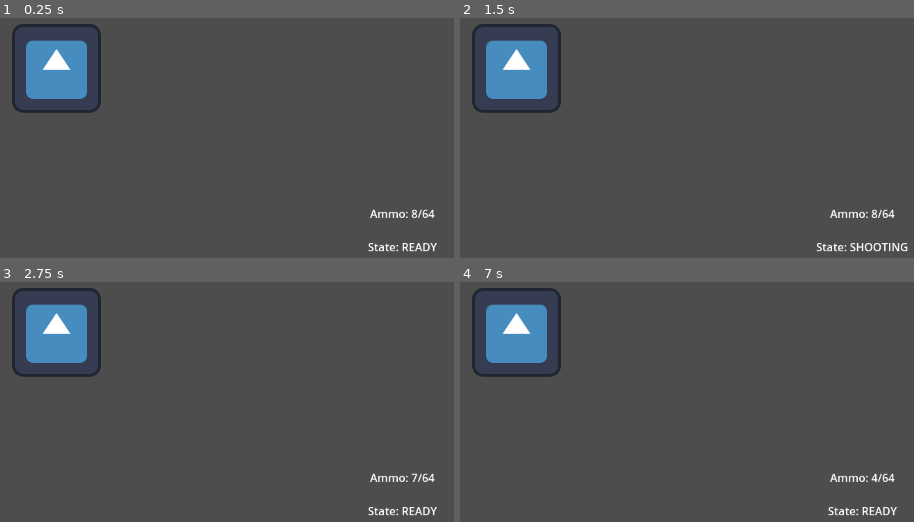
Above: before the commit, frames 1-4 (two rows, left to right).
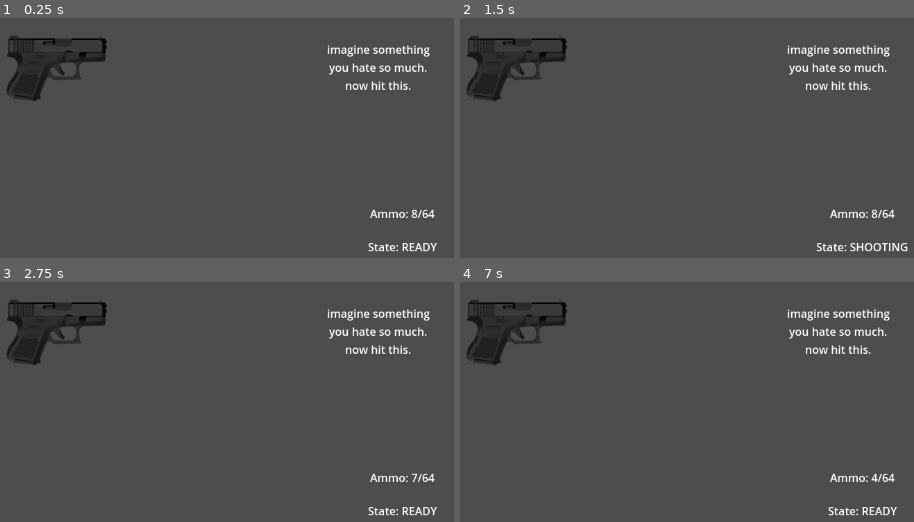
Above: after the commit, the same moments.

Repository: Sparrowworks/Vanguard
Game: Godot game, scene res://test_scene/test.tscn
Two runs of this game, one before a commit and one after it. Both use one fixed random seed, a clock stepped at 60 frames per second and the inputs below. The engine's default icon, where the game draws it, is replaced by a stand-in: a white triangle on a blue panel in a dark square.
Inputs (mouse positions are in pixels of both pictures, inside the frame that each line leads up to):
- Up to frame 1 (0.25 s): no input
- Up to frame 2 (1.5 s): tap Enter at 0.5 s; move the mouse to (709, 42) at 0.52 s; tap E (equip) at 0.6 s; tap Space at 1.25 s; move the mouse to (outside the picture) at 1.27 s; click (outside the picture) at 1.35 s
- Up to frame 3 (2.75 s): tap Enter at 2 s; move the mouse to (outside the picture) at 2.02 s; tap E (equip) at 2.1 s
- Up to frame 4 (7 s): tap Space at 2.75, 4.25 s; move the mouse to (491, 416) at 2.77 s; click (491, 416) at 2.85 s; tap Enter at 3.5 s; move the mouse to (773, 394) at 3.52 s; tap E (equip) at 3.6, 5.1, 6.6 s; move the mouse to (outside the picture) at 4.27 s; click (outside the picture) at 4.35 s; move the mouse to (573, 327) at 5.02 s; move the mouse to (outside the picture) at 5.77 s; click (outside the picture) at 5.85 s; move the mouse to (709, 306) at 6.52 s

The runs differ from the first frame. In frame 1, 6.3% of the frame differs, in the area x 1-95%, y 2-40%; in frame 2, 6.3%; in frame 3, 6.3%; in frame 4, 6.3%.

Commit message:
Target and TestRanged
since we're gonna be testing 2 different classes, i'm gonna make 2 different test scenes that you toggle to and from (ranged and melee)

Diff:
--- /dev/null
+++ b/target/target.gd
@@ -0,0 +1,8 @@
+extends Area2D
+
+@onready var villaintext:Label = $Label
+
+var hitcount:int
+func take_damage():
+	hitcount += 1
+	print("You hit me %d times" [hitcount])
--- /dev/null
+++ b/target/target.tscn
@@ -0,0 +1,22 @@
+[gd_scene load_steps=3 format=3 uid="uid://b0sqxto228wfx"]
+
+[ext_resource type="Script" uid="uid://5b4r2fbx2asn" path="res://target/target.gd" id="1_gdpld"]
+
+[sub_resource type="RectangleShape2D" id="RectangleShape2D_ymib0"]
+size = Vector2(165, 89)
+
+[node name="Target" type="Area2D"]
+script = ExtResource("1_gdpld")
+
+[node name="CollisionShape2D" type="CollisionShape2D" parent="." groups=["hurtbox"]]
+position = Vector2(73.5, 37.5)
+shape = SubResource("RectangleShape2D_ymib0")
+
+[node name="Label" type="Label" parent="."]
+offset_right = 40.0
+offset_bottom = 23.0
+text = "imagine something
+you hate so much.
+now hit this."
+horizontal_alignment = 1
+vertical_alignment = 1
--- a/test_scene/test.tscn
+++ b/test_scene/test.tscn
@@ -1,19 +1,9 @@
-[gd_scene load_steps=5 format=3 uid="uid://cjuweh32idvkx"]
+[gd_scene load_steps=3 format=3 uid="uid://cjuweh32idvkx"]
 
 [ext_resource type="Script" uid="uid://g3ttdpvmtai" path="res://test_scene/test.gd" id="1_jlb5m"]
-[ext_resource type="PackedScene" uid="uid://cdg3qi6f4n7vf" path="res://weapons/pistol/pistol.tscn" id="2_tf4ak"]
-[ext_resource type="PackedScene" uid="uid://mn3e8u2h6qhq" path="res://ui/ui.tscn" id="3_0233u"]
-[ext_resource type="PackedScene" uid="uid://dla5qc80ockio" path="res://debugger/debugger.tscn" id="4_tuowb"]
+[ext_resource type="PackedScene" uid="uid://b1rp4j7j1tgyd" path="res://test_scene/test_ranged/test_ranged.tscn" id="2_x35se"]
 
 [node name="Test" type="Node2D"]
 script = ExtResource("1_jlb5m")
 
-[node name="Pistol" parent="." instance=ExtResource("2_tf4ak")]
-position = Vector2(553, 331)
-
-[node name="UI" parent="." instance=ExtResource("3_0233u")]
-
-[node name="Debugger" parent="." instance=ExtResource("4_tuowb")]
-
-[connection signal="state_updated" from="Pistol" to="UI" method="_on_pistol_state_updated"]
-[connection signal="weapon_ready" from="Pistol" to="UI" method="_on_pistol_weapon_ready"]
+[node name="TestRanged" parent="." instance=ExtResource("2_x35se")]
--- /dev/null
+++ b/test_scene/test_ranged/test_ranged.tscn
@@ -0,0 +1,18 @@
+[gd_scene load_steps=5 format=3 uid="uid://b1rp4j7j1tgyd"]
+
+[ext_resource type="PackedScene" uid="uid://cdg3qi6f4n7vf" path="res://weapons/pistol/pistol.tscn" id="1_mxnaf"]
+[ext_resource type="PackedScene" uid="uid://mn3e8u2h6qhq" path="res://ui/ui.tscn" id="2_dqj7r"]
+[ext_resource type="PackedScene" uid="uid://dla5qc80ockio" path="res://debugger/debugger.tscn" id="3_vtnsh"]
+[ext_resource type="PackedScene" uid="uid://b0sqxto228wfx" path="res://target/target.tscn" id="4_j6igo"]
+
+[node name="TestRanged" type="Node2D"]
+
+[node name="Pistol" parent="." instance=ExtResource("1_mxnaf")]
+position = Vector2(553, 331)
+
+[node name="UI" parent="Pistol" instance=ExtResource("2_dqj7r")]
+
+[node name="Debugger" parent="." instance=ExtResource("3_vtnsh")]
+
+[node name="Target" parent="." instance=ExtResource("4_j6igo")]
+position = Vector2(943, 292)
--- a/ui/ui.gd
+++ b/ui/ui.gd
@@ -1,4 +1,10 @@
 extends CanvasLayer
+
+@onready var ranged_weapon:Node2D = get_parent()
+
+func _ready() -> void:
+	ranged_weapon.state_updated.connect(_on_pistol_state_updated)
+	ranged_weapon.weapon_ready.connect(_on_pistol_weapon_ready)
 
 func _on_pistol_state_updated(new_state: String) -> void:
 	%StateLabel.text = "State: " + new_state
--- a/weapons/pistol/emissions/pistol_bullet.tscn
+++ b/weapons/pistol/emissions/pistol_bullet.tscn
@@ -1,8 +1,11 @@
-[gd_scene load_steps=3 format=3 uid="uid://b3e6i42bqdrf2"]
+[gd_scene load_steps=4 format=3 uid="uid://b3e6i42bqdrf2"]
 
 [ext_resource type="Script" uid="uid://dh1xlqypp0cfv" path="res://weapons/pistol/emissions/pistol_bullet.gd" id="1_c338n"]
+[ext_resource type="Texture2D" uid="uid://7gul8j33i6ft" path="res://icon.svg" id="2_xdf8d"]
 
 [sub_resource type="CapsuleShape2D" id="CapsuleShape2D_f6qaq"]
+radius = 26.0
+height = 66.0
 
 [node name="Bullet" type="Area2D"]
 script = ExtResource("1_c338n")
@@ -16,6 +19,10 @@
 [node name="Timer" type="Timer" parent="."]
 one_shot = true
 
+[node name="Sprite2D" type="Sprite2D" parent="."]
+scale = Vector2(0.4, 0.4)
+texture = ExtResource("2_xdf8d")
+
 [connection signal="area_entered" from="." to="." method="_on_area_entered"]
 [connection signal="body_entered" from="." to="." method="_on_body_entered"]
 [connection signal="timeout" from="Timer" to="." method="_on_timer_timeout"]
--- a/weapons/pistol/pistol.tscn
+++ b/weapons/pistol/pistol.tscn
@@ -1,13 +1,13 @@
 [gd_scene load_steps=6 format=3 uid="uid://cdg3qi6f4n7vf"]
 
+[ext_resource type="Texture2D" uid="uid://ixaj1hwn1vsa" path="res://weapons/pistol/pistol.png" id="1_ie44i"]
 [ext_resource type="Script" uid="uid://b4wnayamtohrw" path="res://weapons/pistol/pistol.gd" id="1_mpj23"]
 [ext_resource type="PackedScene" uid="uid://dmge3gix20vuv" path="res://weapons/pistol/emissions/pistol_noise.tscn" id="2_2gra5"]
 [ext_resource type="Resource" uid="uid://6kstk7m6ja3s" path="res://weapons/pistol/base_pistol_stats.tres" id="2_nv260"]
 [ext_resource type="PackedScene" uid="uid://b3e6i42bqdrf2" path="res://weapons/pistol/emissions/pistol_bullet.tscn" id="3_xdnxl"]
-[ext_resource type="Texture2D" uid="uid://7gul8j33i6ft" path="res://icon.svg" id="4_g8vi1"]
 
 [node name="Pistol" type="Sprite2D" groups=["ranged"]]
-texture = ExtResource("4_g8vi1")
+texture = ExtResource("1_ie44i")
 script = ExtResource("1_mpj23")
 base_stats = ExtResource("2_nv260")
 field = ExtResource("2_2gra5")
Not shown, added: target/target.gd.uid
Binary file added: weapons/pistol/pistol.png
Not shown, added: weapons/pistol/pistol.png.import
